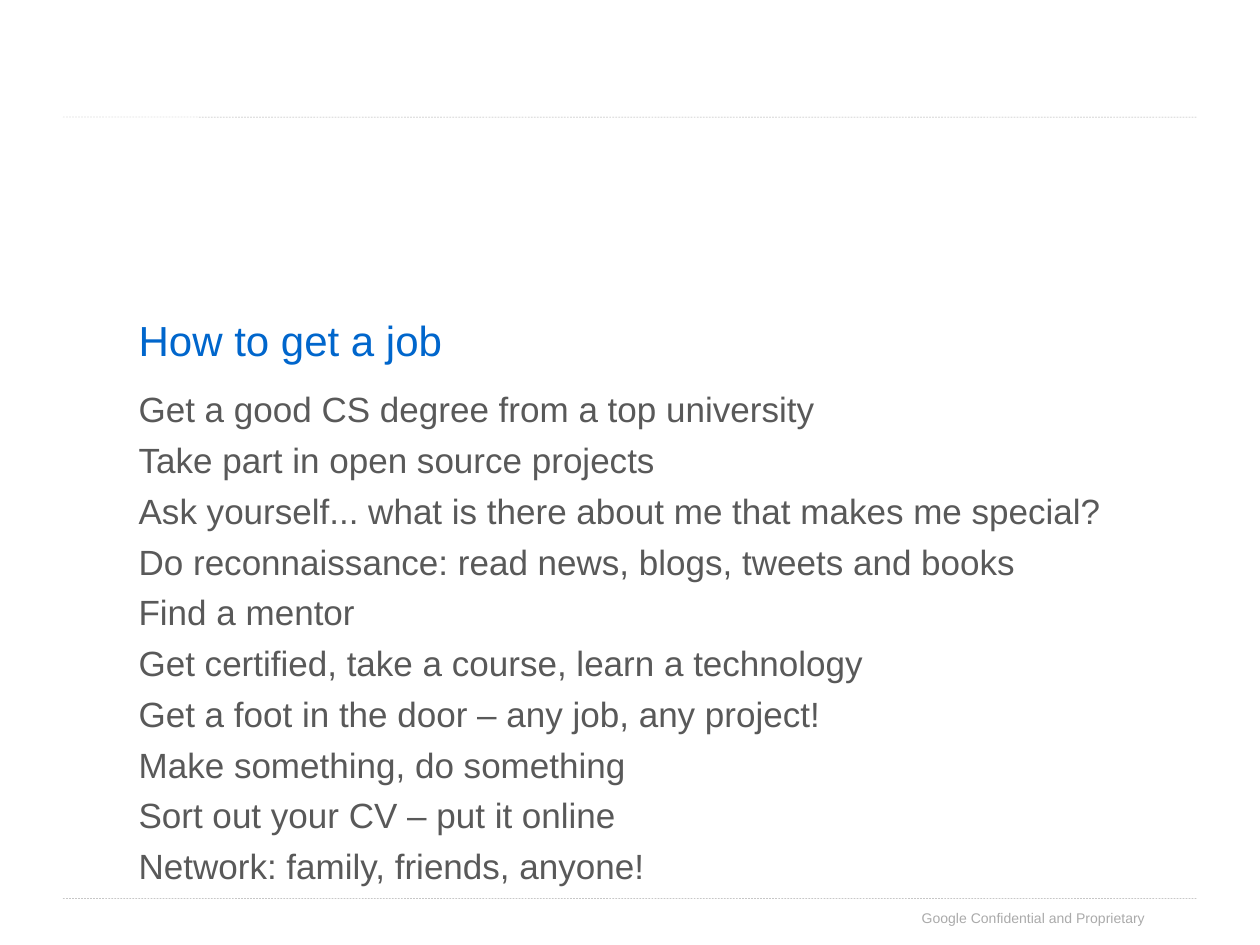
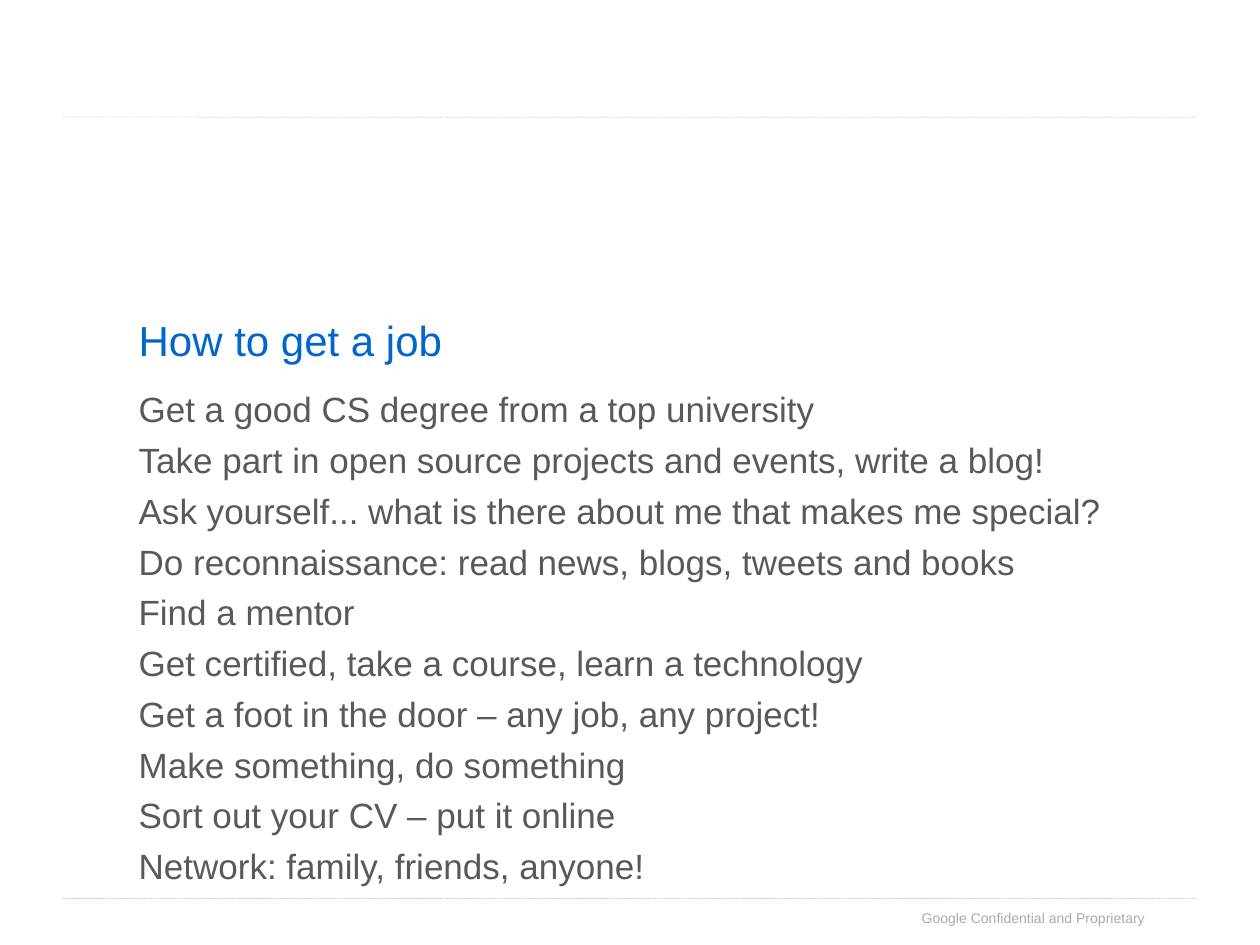
Before and after one commit to samdutton/tmp, a slide deck: slide 22 of purePotential/purePotential.odp. Drawn at 1260x945 pixels with LibreOffice and Linux fonts; fonts in the diff are those of the drawing; background and template pictures are left out. Boxes give left, top, right and bottom in pixels: in the first picture for what was removed or moved away, otherwise in the second. Text is boxed around its words. In the diff, an @@ line names an element or a change of style, - is before the commit and + after.

Commit message:
tweaked PP slides

```diff
--- a/purePotential/purePotential.odp
+++ b/purePotential/purePotential.odp
@@ text at (139,447,1044,480): text changed @@
-Take part in open source projects
+Take part in open source projects and events, write a blog!
```
Also in this commit, not shown: 1 other file.
